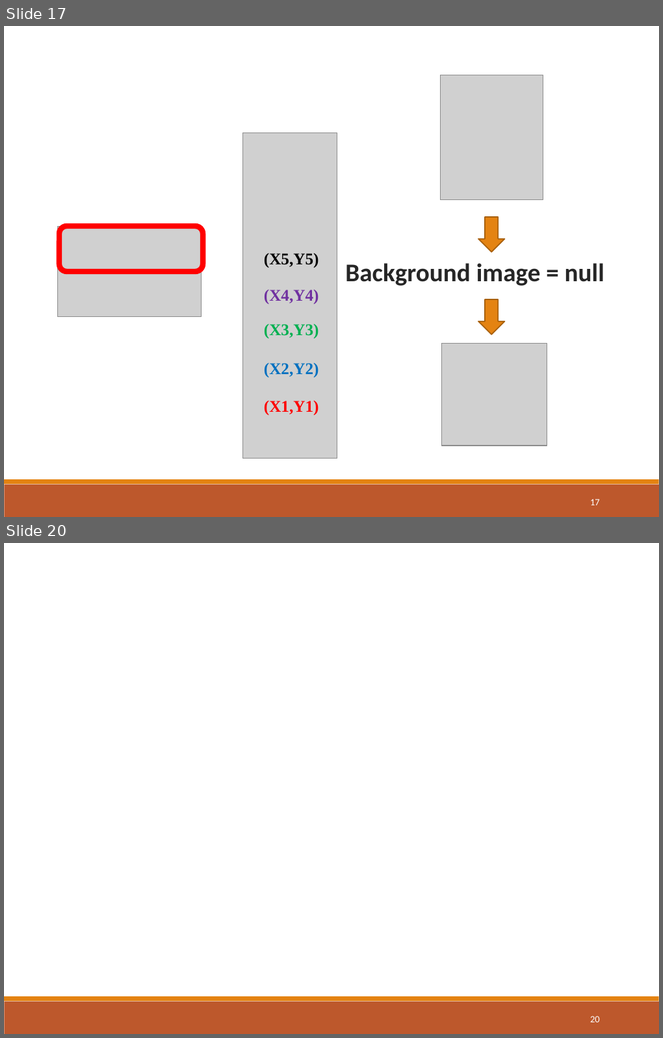
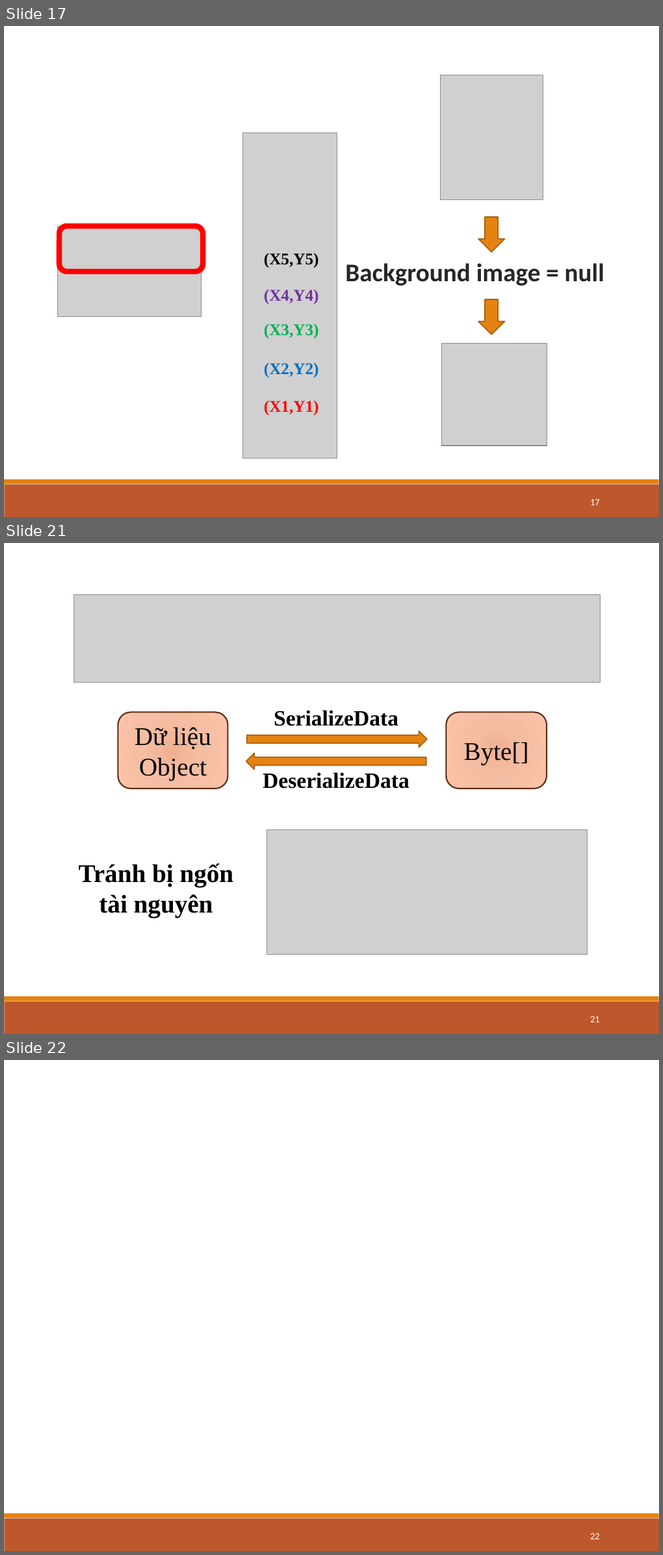
Before and after one commit to DIEMVO/doan1, a slide deck: Báo cáo Đồ án 1 - Game Caro (LAN).pptx. Shown one above the other, each under a label of ours: slides 17 and 20 before the commit, slides 17, 21 and 22 after it; the slides between them are not shown. The pictures are 663x1038 and 663x1555 pixels, drawn with LibreOffice and Linux fonts; fonts in the diff are those of the drawing; grey boxes stand for pictures. Boxes give left, top, right and bottom in pixels: in the first picture for what was removed or moved away, otherwise in the second. Text is boxed around its words. In the diff, an @@ line names an element or a change of style, - is before the commit and + after.

```diff
--- a/Báo cáo Đồ án 1 - Game Caro (LAN).pptx
+++ b/Báo cáo Đồ án 1 - Game Caro (LAN).pptx
@@ slide 21 added at (4,543,659,1034), background #FFFFFF; not listed: 2 template elements that a slide beside it also shows @@
@@ picture added at (74,595,600,682) @@
@@ picture added at (75,609,597,652) @@
@@ rounded rectangle added at (118,712,228,789), fill gradient #F0B191 to #F5BEA4 to #FDC3A8, outline #5E2C16 1.5 pt, 28 pt, text #000000 @@
+Dữ liệu Object
@@ text added at (274,710,399,726), 24 pt, text #000000, bold @@
+SerializeData
@@ rounded rectangle added at (446,712,547,789), fill gradient #F0B191 to #F5BEA4 to #FDC3A8, outline #5E2C16 1.5 pt, 28 pt, text #000000 @@
+Byte[]
@@ right arrow added at (247,731,427,747), fill #E48312, outline #A9610D 1.25 pt @@
@@ right arrow added at (246,754,426,770), fill #E48312, outline #A9610D 1.25 pt @@
@@ text added at (263,772,410,789), 24 pt, text #000000, bold @@
+DeserializeData
@@ picture added at (267,830,587,954) @@
@@ text added at (79,863,234,918), 28 pt, text #000000, bold @@
+Tránh bị ngốn tài nguyên
@@ page number added at (590,1016,600,1023), 10.5 pt, text #FFFFFF @@
+21
@@ what was slide 20 is now slide 22 @@
@@ page number at (590,1533,600,1540): text changed @@
-20
+22
```
Also in this commit, not shown: 4 slides changed, 1 other slide added, 2 other files.
